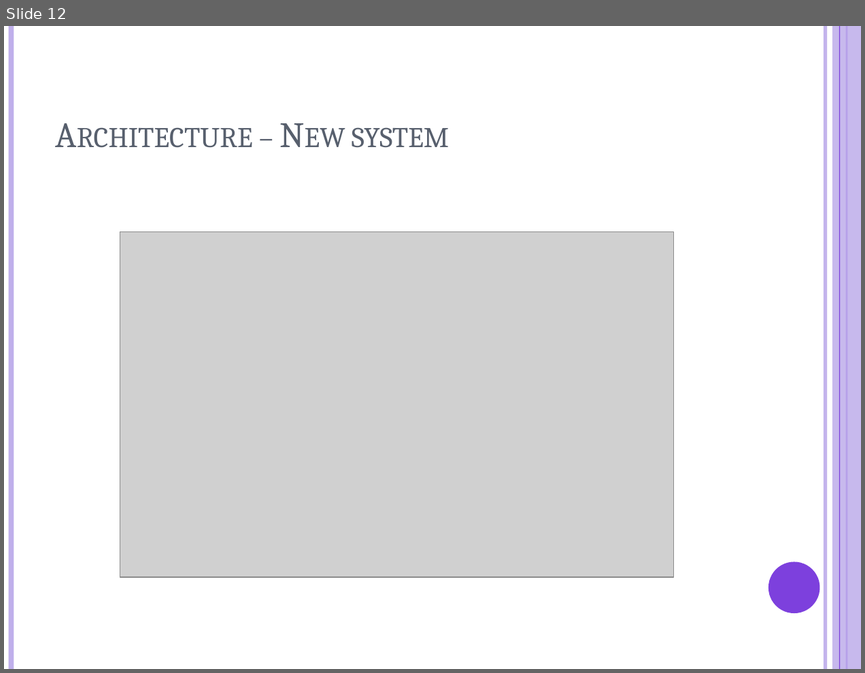
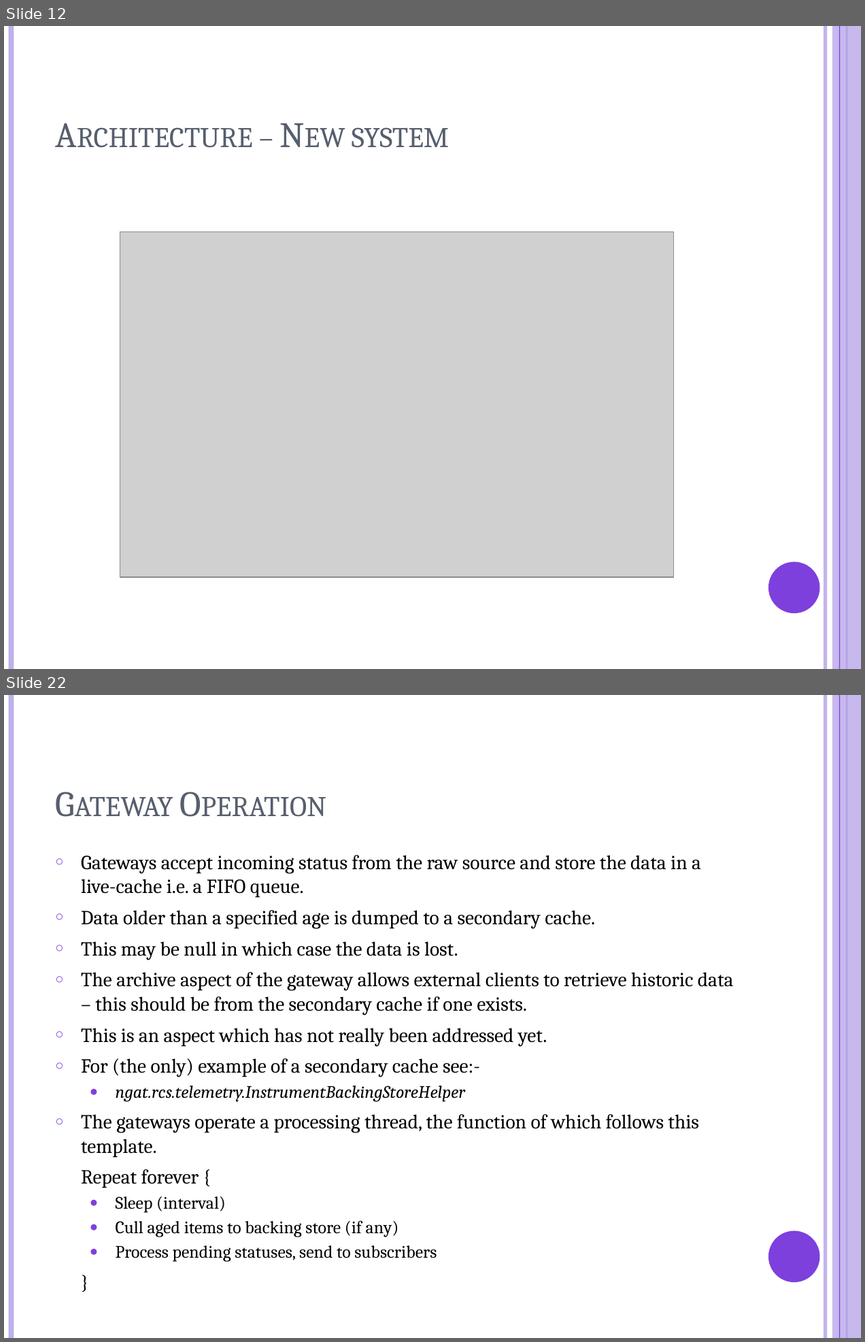
Before and after one commit to LivTel/rcs-handover, a slide deck: ppt/telemetry.pptx. Shown one above the other, each under a label of ours: slide 12 before the commit, slides 12 and 22 after it; the slides between them are not shown. The pictures are 865x673 and 865x1342 pixels, drawn with LibreOffice and Linux fonts; fonts in the diff are those of the drawing; grey boxes stand for pictures. Boxes give left, top, right and bottom in pixels: in the first picture for what was removed or moved away, otherwise in the second. Text is boxed around its words. In the diff, an @@ line names an element or a change of style, - is before the commit and + after.

Commit message:
Modified telemetry docs and figs

```diff
--- a/ppt/telemetry.pptx
+++ b/ppt/telemetry.pptx
@@ slide 22 added at [4,695,861,1338], background #FFFFFF; not listed: 6 template elements that a slide beside it also shows @@
@@ title added at [47,721,747,828], 30 pt, text #575F6D, small capitals @@
+Gateway Operation
@@ text added at [81,855,734,1261], 16.8 pt, text #000000 @@
+○ Gateways accept incoming status from the raw source and store the data in a live-cache i.e. a FIFO queue.
+○ Data older than a specified age is dumped to a secondary cache.
+○ This may be null in which case the data is lost.
+○ The archive aspect of the gateway allows external clients to retrieve historic data – this should be from the secondary cache if one exists.
+○ This is an aspect which has not really been addressed yet.
+○ For (the only) example of a secondary cache see:-
+  ● ngat.rcs.telemetry.InstrumentBackingStoreHelper
+○ The gateways operate a processing thread, the function of which follows this template.
+Repeat forever {
+  ● Sleep (interval)
+  ● Cull aged items to backing store (if any)
+  ● Process pending statuses, send to subscribers
+}
```
Also in this commit, not shown: 7 slides changed, 6 other slides added, 2 slides removed, 8 other files.
